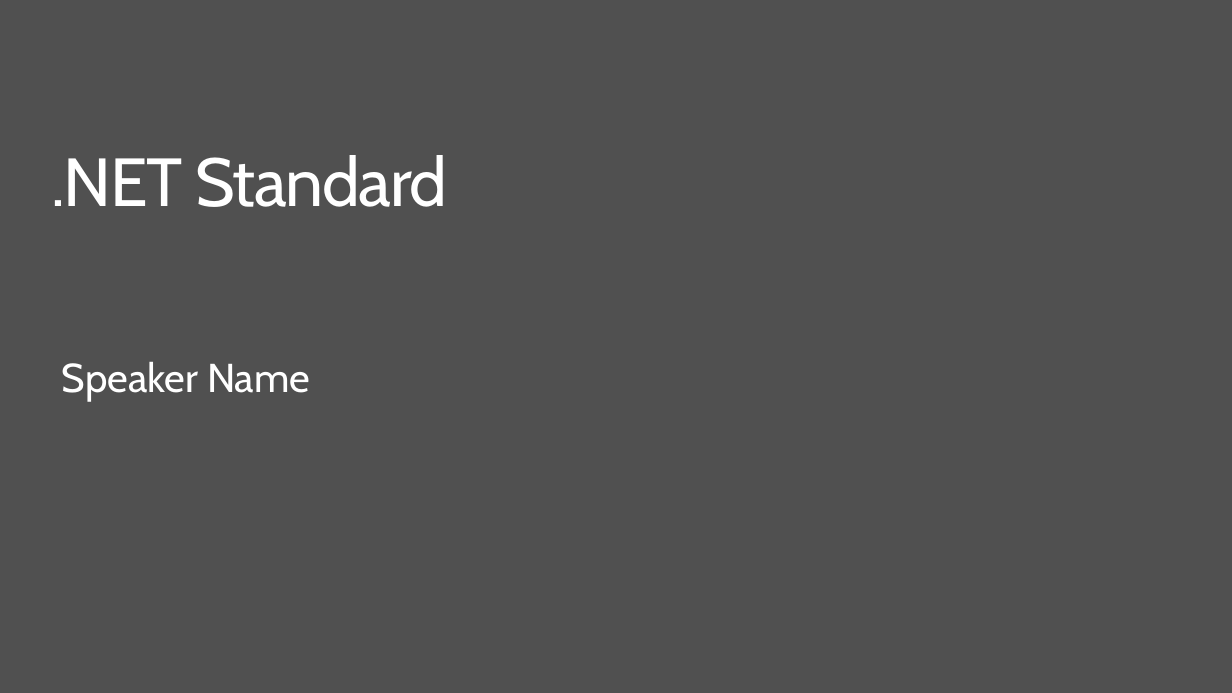
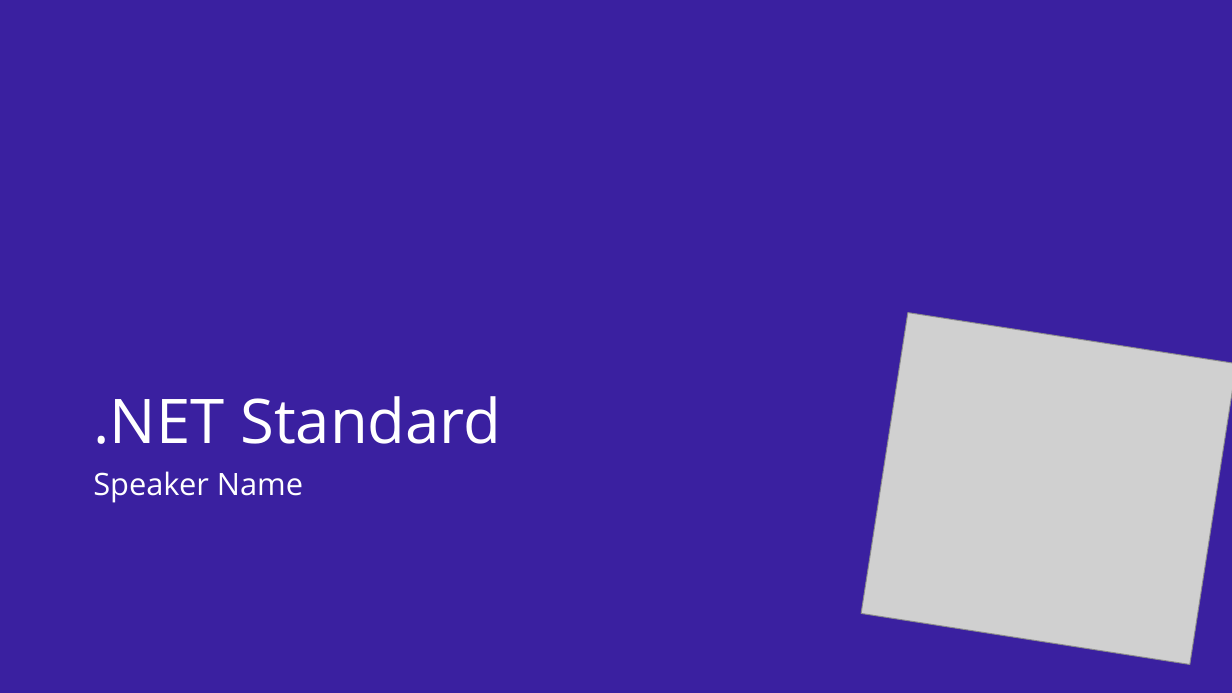
Before and after one commit to dotnet-presentations/dotnetcore-workshop, a slide deck: slide 1 of 2. NET-Standard/netcore-workshop-netstandard.pptx. Drawn at 1232x693 pixels with LibreOffice and Linux fonts; fonts in the diff are those of the drawing; grey boxes stand for pictures; background and template pictures are left out. Boxes give left, top, right and bottom in pixels: in the first picture for what was removed or moved away, otherwise in the second. Text is boxed around its words. In the diff, an @@ line names an element or a change of style, - is before the commit and + after.

Commit message:
Updates to Web, Containers, and Standard

```diff
--- a/2. NET-Standard/netcore-workshop-netstandard.pptx
+++ b/2. NET-Standard/netcore-workshop-netstandard.pptx
@@ background #505050 to picture (left out) @@
@@ title ".NET Standard": place and size @@
-title ".NET Standard" at (51,155,447,207)
+title ".NET Standard" at (93,396,501,444)
@@ title ".NET Standard" at (93,396,501,444): size 52.9 to 48 pt, font Cabin to Open Sans, letter spacing -1 to 0 pt; vertical alignment top to bottom @@
@@ picture added at (861,313,1232,664) @@
@@ text "Speaker Name": place and size @@
-text "Speaker Name" at (62,362,310,401)
+text "Speaker Name" at (93,471,303,503)
@@ text "Speaker Name" at (93,471,303,503): size 31.4 to 24 pt, font Cabin to Open Sans; more space between paragraphs @@
```
Also in this commit, not shown: 11 other slides changed, 1 slide removed, 10 other files.
